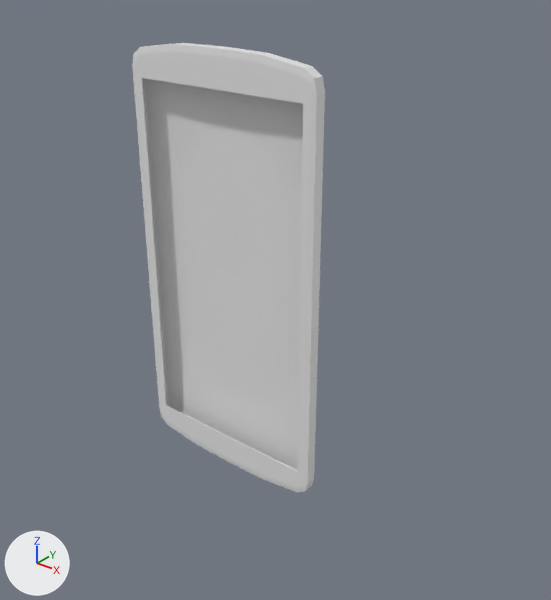
The Blender file BitTorrentSync/GGJ_2014_FPS/UnityFolder/Assets/Models/phone.blend, before and after one commit.
The view is the same before and after, from a camera (50 mm lens) standing at (2.3, -2.55, 1.53) and looking at (0.2, 0.07, -0.1). Every picture has the same lights, and +X, +Y and +Z are marked at lower left.

In view in the first picture: 'phone'.
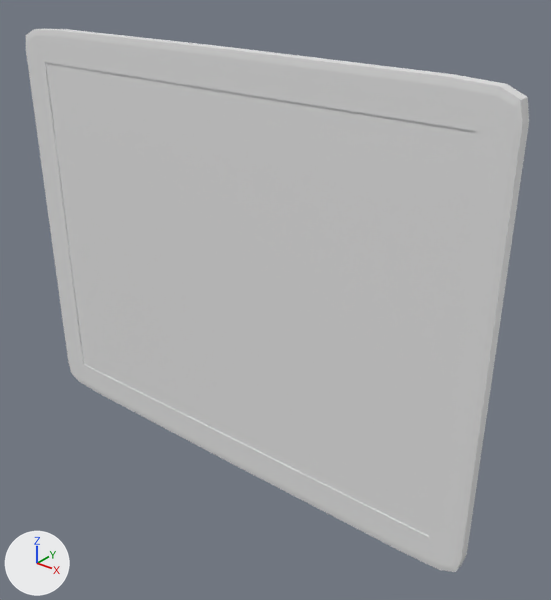
What differs and where, as boxes [x1, y1, x2, y2] in the pictures (551 x 600 px):
'monitor screen', added: after [46, 63, 475, 536]
'phone', reshaped (160% wider, 21% taller): before [132, 43, 325, 492]; after [26, 29, 529, 572]

The change, as a list of edits to the scene's bpy script:
```text
Change me_cube_001:
    used by ob_phone; location = (0.0, 0.0, 0.0); scale = (0.53, 0.0847, 1.0)
    remove me_cube_001.from_pydata(...)  # 46 vertices, 36 faces; spans x 0.0..1.0, y -1.0..0.286, z 0.0..1.078
    add me_cube_001.from_pydata(...)  # 41 vertices, 30 faces; spans x 0.0..2.57, y -1.0..0.021, z 0.0..1.078
    me_cube_001 part 1
    39 vertices are removed from x 0.0..1.0, y -1.0..0.286, z 0.0..1.074
    36 faces are deleted
    29 vertices are added at x 0.0..2.57, y -1.0..0.021, z 0.0..1.074
    5 new vertices lie (0.0, 0.662, 0.0) away from vertices in x 2.023..2.57, y -0.957, z 0.0..1.074
    30 new faces join them
Add me_cube_000:
    me_cube_000.from_pydata([(2.27, 0.0, 0.91), (2.02, 0.0, 0.91), (-2.27, 0.0, 0.91), (-2.02, 0.0, 0.91), (2.27, 0.0, 0.0), (2.27, 0.0, -0.91), (2.02, 0.0, -0.91), (2.02, 0.0, 0.0), (-2.27, 0.0, 0.0), (-2.27, 0.0, -0.91), (-2.02, 0.0, -0.91), (-2.02, 0.0, 0.0)], [], [(4, 0, 1, 7), (8, 11, 3, 2), (4, 7, 6, 5), (11, 10, 6, 7, 1, 3), (8, 9, 10, 11)])
Add ob_monitor_screen:
    ob_monitor_screen = bpy.data.objects.new('monitor screen', me_cube_000)
    ob_monitor_screen.location = (0.0, -0.08, 0.0)
    ob_monitor_screen.scale = (0.53, 0.0847, 1.0)
```
